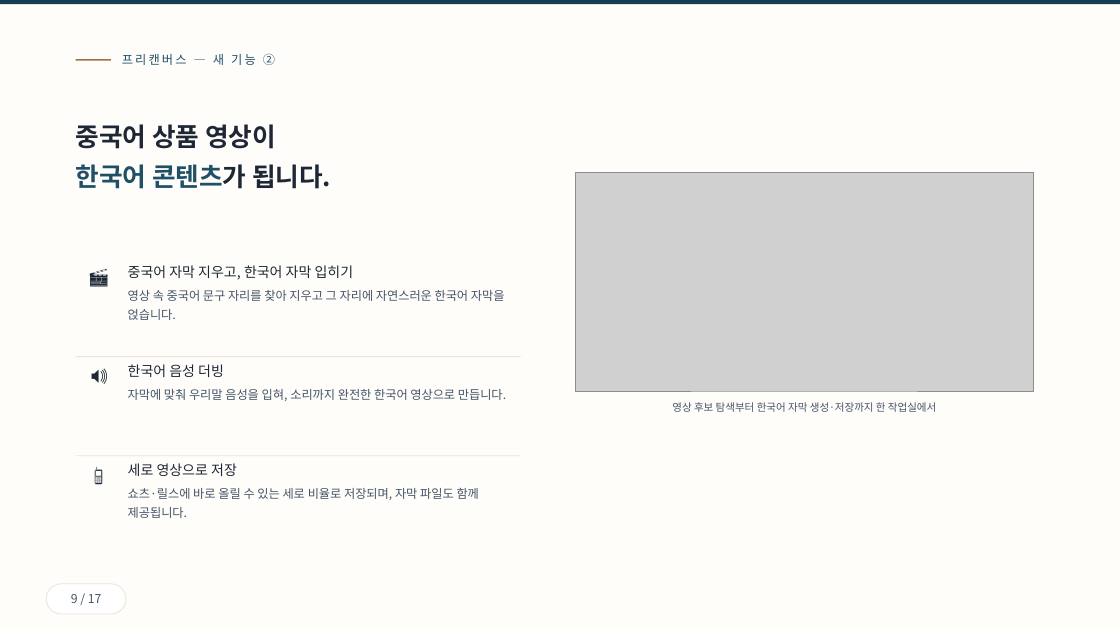
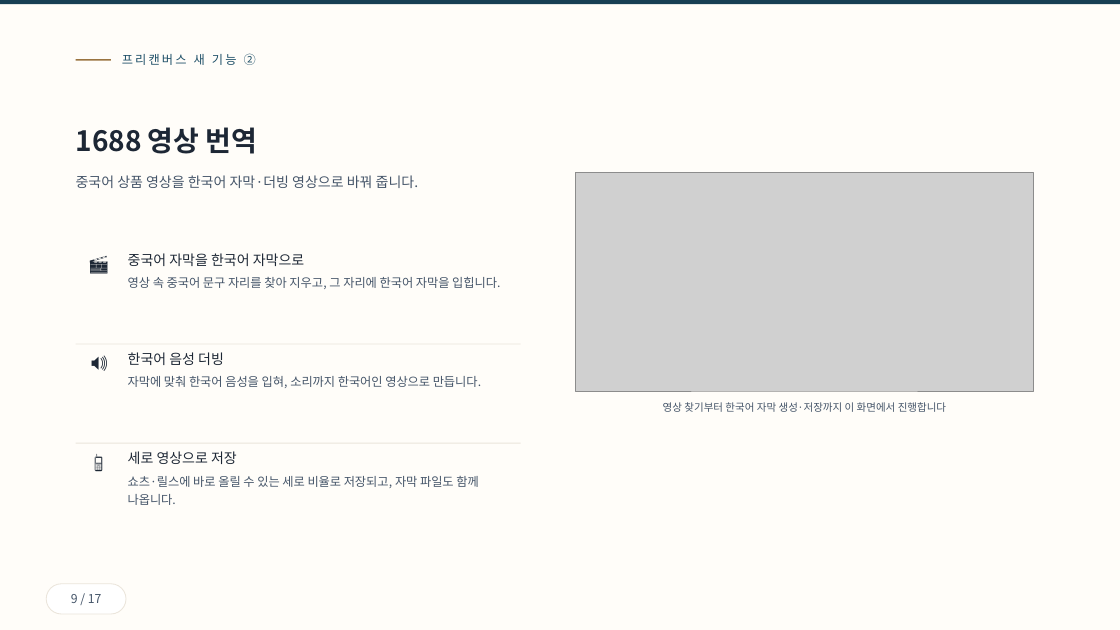
Before and after one commit to ramiteacher/searchmaster-x-freecanvas, a slide deck: slide 9 of slides.pptx. Drawn at 1120x630 pixels with LibreOffice and Linux fonts; fonts in the diff are those of the drawing; grey boxes stand for pictures. Boxes give left, top, right and bottom in pixels: in the first picture for what was removed or moved away, otherwise in the second. Text is boxed around its words. In the diff, an @@ line names an element or a change of style, - is before the commit and + after.

Commit message:
카피 전면 실용문 전환: 기능명 제목·평문 설명, 시적 표현 제거

```diff
--- a/slides.pptx
+++ b/slides.pptx
@@ text at (122,53,256,65): text changed @@
-프리캔버스 — 새 기능 ②
+프리캔버스 새 기능 ②
@@ text at (76,127,419,188): text changed; size 22 to 12 pt; text colour #1D2735 to #455569; bold off @@
-중국어 상품 영상이
-한국어 콘텐츠가 됩니다.
+1688 영상 번역
+중국어 상품 영상을 한국어 자막·더빙 영상으로 바꿔 줍니다.
@@ text at (128,253,500,289): text changed @@
-중국어 자막 지우고, 한국어 자막 입히기
-영상 속 중국어 문구 자리를 찾아 지우고 그 자리에 자연스러운 한국어 자막을 얹습니다.
+중국어 자막을 한국어 자막으로
+영상 속 중국어 문구 자리를 찾아 지우고, 그 자리에 한국어 자막을 입힙니다.
@@ text at (128,376,481,388): text changed @@
-자막에 맞춰 우리말 음성을 입혀, 소리까지 완전한 한국어 영상으로 만듭니다.
+자막에 맞춰 한국어 음성을 입혀, 소리까지 한국어인 영상으로 만듭니다.
@@ text at (663,402,946,412): text changed @@
-영상 후보 탐색부터 한국어 자막 생성·저장까지 한 작업실에서
+영상 찾기부터 한국어 자막 생성·저장까지 이 화면에서 진행합니다
@@ 2 rectangles, 1 text: place and size @@
-2 rectangles, 1 text at (76,356,521,518)
+2 rectangles, 1 text at (76,344,521,505)
@@ 4 texts: place and size @@
-4 texts at (76,265,506,505)
+4 texts at (76,252,481,492)
@@ text at (128,476,478,505): text changed @@
-쇼츠·릴스에 바로 올릴 수 있는 세로 비율로 저장되며, 자막 파일도 함께 제공됩니다.
+쇼츠·릴스에 바로 올릴 수 있는 세로 비율로 저장되고, 자막 파일도 함께 나옵니다.
```
Also in this commit, not shown: 15 other slides changed, 1 slide added, 1 slide removed, 1 other file.
